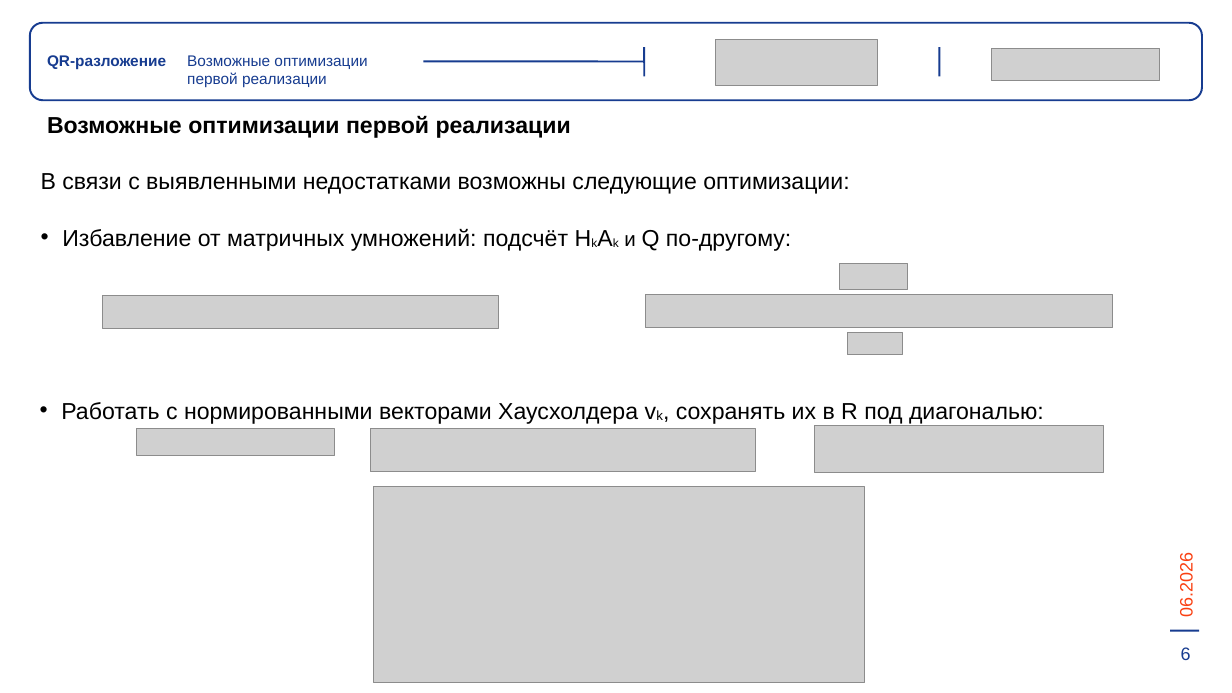
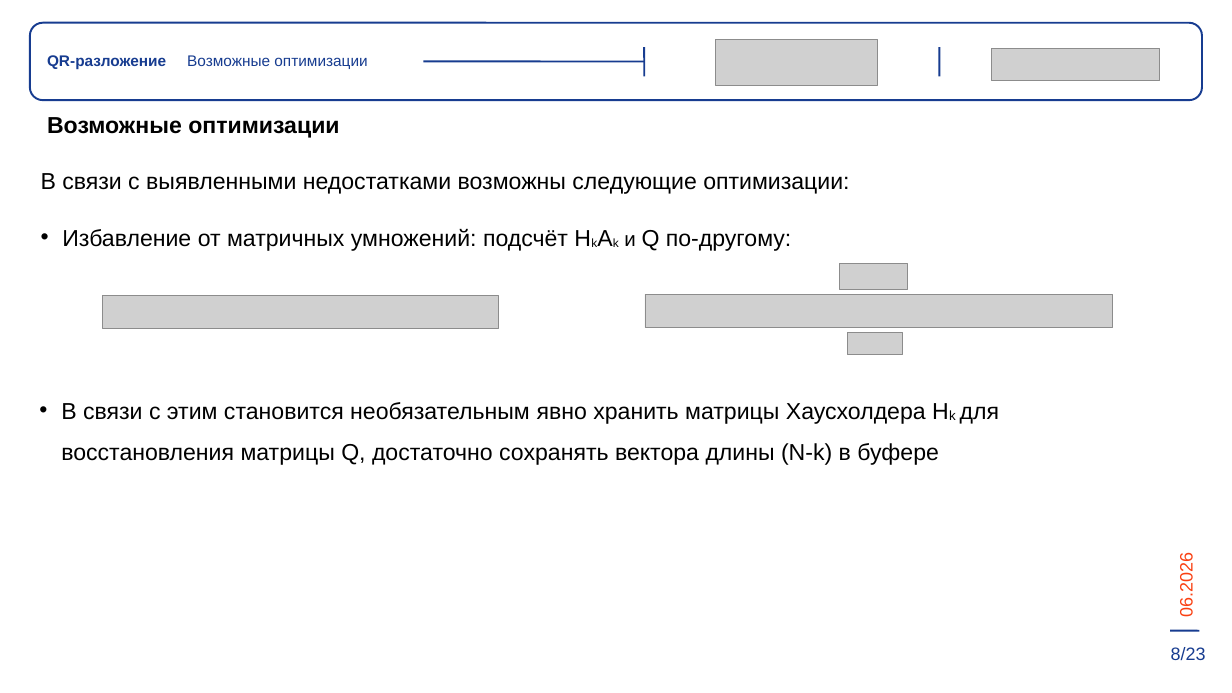
Before and after one commit to wellcome2AD/QR-decomposition, a slide deck: slide 9 of отчётность/диплом.pptx. Drawn at 1232x693 pixels with LibreOffice and Linux fonts; fonts in the diff are those of the drawing; grey boxes stand for pictures. Boxes give left, top, right and bottom in pixels: in the first picture for what was removed or moved away, otherwise in the second. Text is boxed around its words. In the diff, an @@ line names an element or a change of style, - is before the commit and + after.

```diff
--- a/отчётность/диплом.pptx
+++ b/отчётность/диплом.pptx
@@ text at (187,55,367,69): text changed @@
-Возможные оптимизации первой реализации
+Возможные оптимизации
@@ text at (47,117,339,138): text changed @@
-Возможные оптимизации первой реализации
+Возможные оптимизации
@@ text at (61,402,999,465): text changed @@
-• Работать с нормированными векторами Хаусхолдера vk, сохранять их в R под диагональю:
+• В связи с этим становится необязательным явно хранить матрицы Хаусхолдера Hk для восстановления матрицы Q, достаточно сохранять вектора длины (N-k) в буфере
@@ picture removed at (137,429,335,456) @@
@@ picture removed at (371,429,756,472) @@
@@ picture removed at (814,425,1104,472) @@
@@ picture removed at (373,487,864,683) @@
@@ text added at (1171,647,1206,660), 14 pt, text #173C90 @@
+8/23
@@ text removed at (1181,647,1191,660) @@
-6
```
Also in this commit, not shown: 17 other slides changed, 6 slides added, 9 other files.
